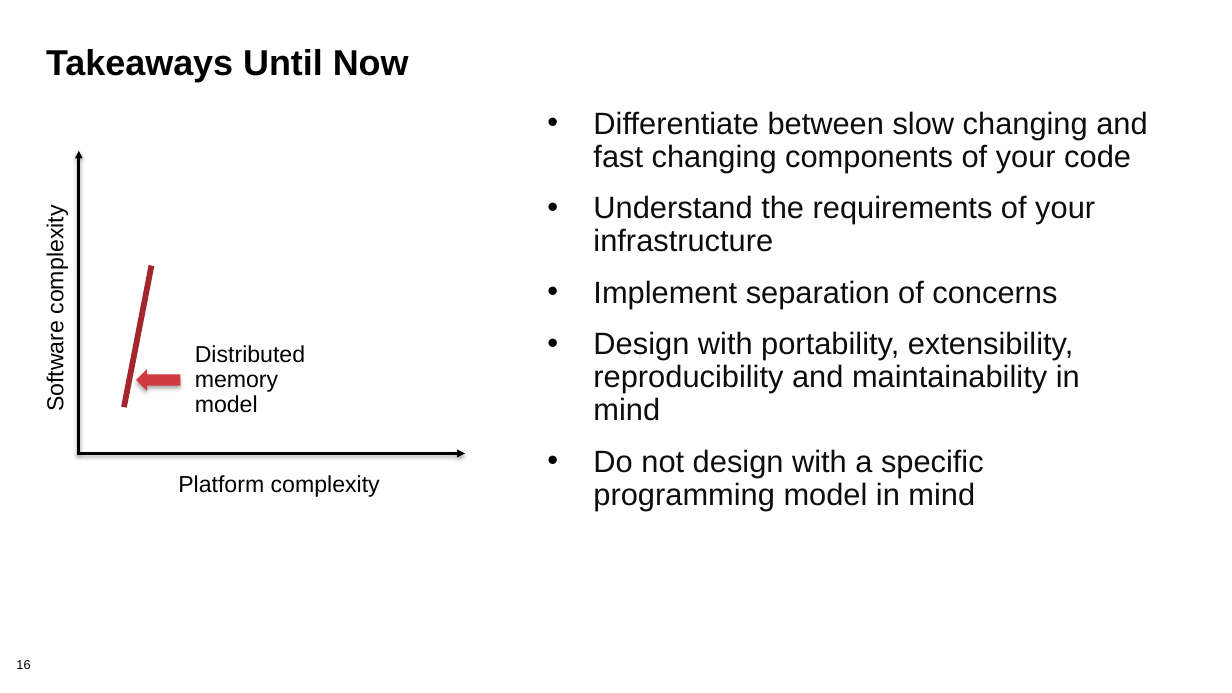
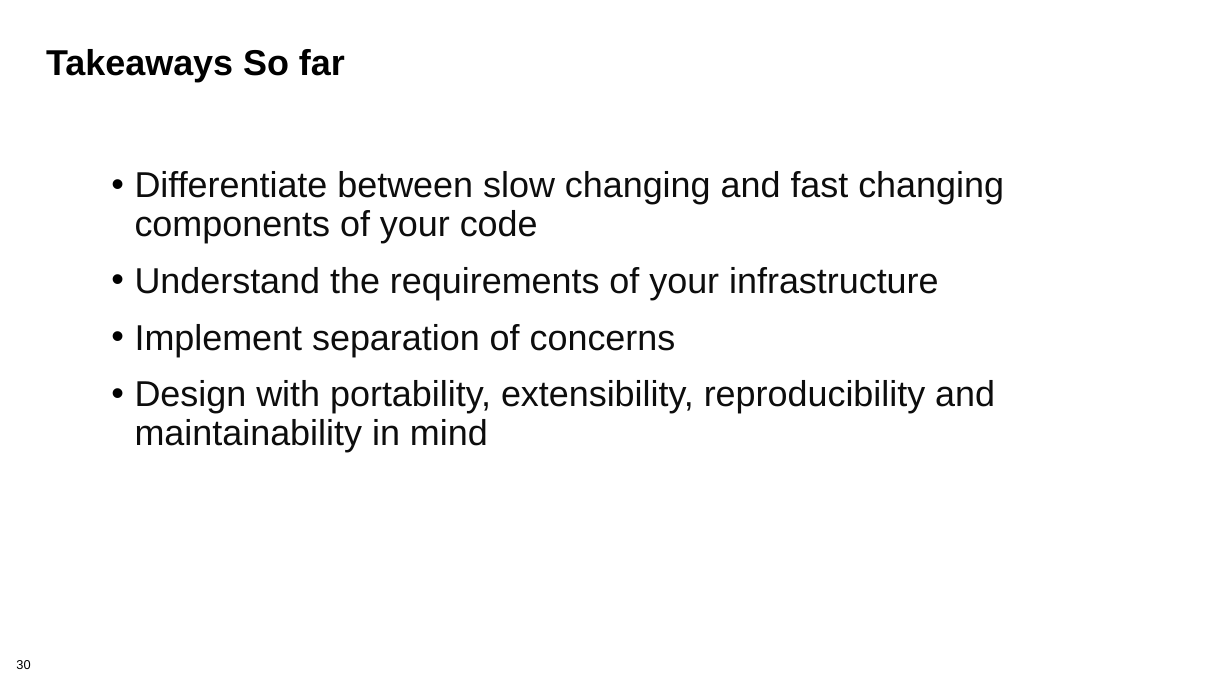
Before and after one commit to bssw-tutorial/presentations, a slide deck: slide 30 of design.pptx (slide 16 before the commit). Drawn at 1232x693 pixels with LibreOffice and Linux fonts; fonts in the diff are those of the drawing; background and template pictures are left out. Boxes give left, top, right and bottom in pixels: in the first picture for what was removed or moved away, otherwise in the second. Text is boxed around its words. In the diff, an @@ line names an element or a change of style, - is before the commit and + after.

Commit message:
changed both design presentations

```diff
--- a/design.pptx
+++ b/design.pptx
@@ title at (46,49,345,82): text changed @@
-Takeaways Until Now
+Takeaways So far
@@ text "Differentiate between slow changing and ...": place and size @@
-text "Differentiate between slow changing and ..." at (593,111,1147,510)
+text "Differentiate between slow changing and ..." at (135,171,1004,452)
@@ text "Differentiate between slow changing and ..." at (135,171,1004,452): size 24 to 28 pt; indent changed @@
@@ group removed at (43,151,465,497): 3 texts, 2 arrows, 1 line, 1 left arrow @@
-Platform complexity
-Software complexity
-Distributed
-memory
-model
@@ text at (593,449,984,510): paragraph removed @@
-• Do not design with a specific programming model in mind
@@ page number at (16,660,30,669): text changed @@
-16
+30
```
Also in this commit, not shown: 8 other slides changed, 40 slides added, 15 slides removed, 1 other file.
